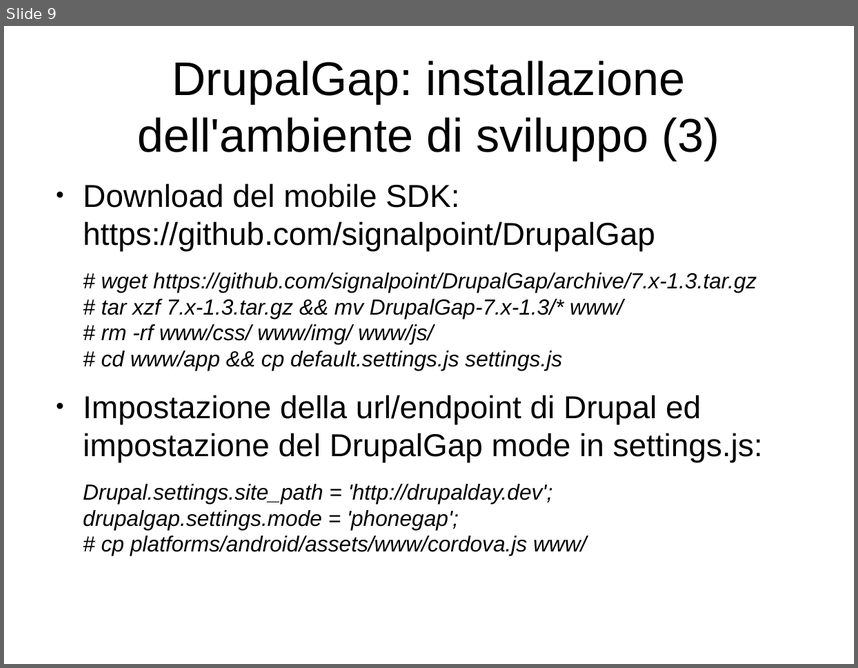
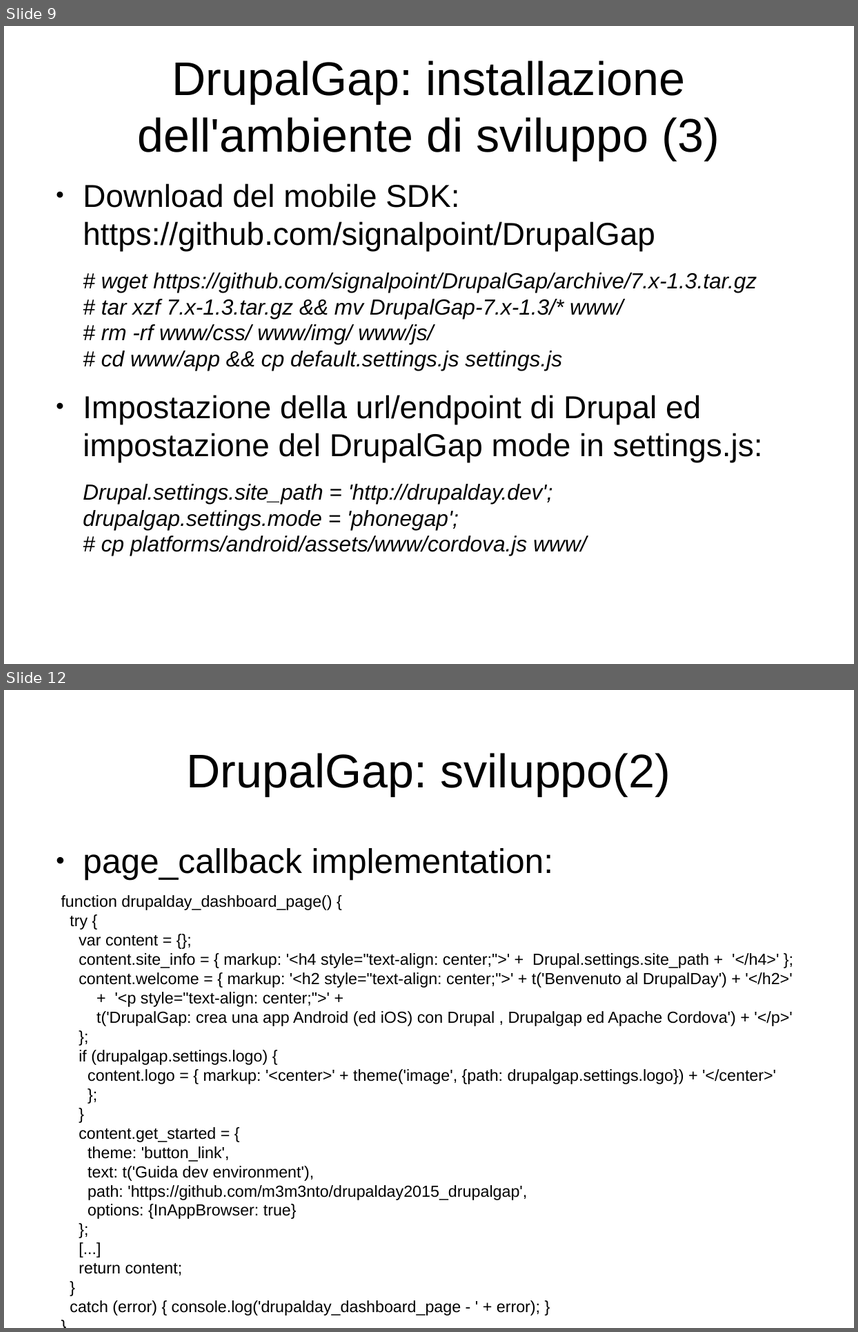
Before and after one commit to m3m3nto/drupalday2015_drupalgap, a slide deck: slide/DDay2015-DrupalGap.odp. Shown one above the other, each under a label of ours: slide 9 before the commit, slides 9 and 12 after it; the slides between them are not shown. The pictures are 858x668 and 858x1332 pixels, drawn with LibreOffice and Linux fonts; fonts in the diff are those of the drawing. Boxes give left, top, right and bottom in pixels: in the first picture for what was removed or moved away, otherwise in the second. Text is boxed around its words. In the diff, an @@ line names an element or a change of style, - is before the commit and + after.

```diff
--- a/slide/DDay2015-DrupalGap.odp
+++ b/slide/DDay2015-DrupalGap.odp
@@ slide 12 added at box(4, 690, 854, 1328), background #FFFFFF @@
@@ title added at box(186, 753, 671, 796), 44 pt, text #000000 @@
+DrupalGap: sviluppo(2)
@@ text added at box(83, 848, 553, 880), 32 pt, text #000000 @@
+● page_callback implementation:
@@ text added at box(61, 895, 792, 1315), 15 pt, text #000000 @@
+function drupalday_dashboard_page() {
+try {
+var content = {};
+content.site_info = { markup: '<h4 style="text-align: center;">' + Drupal.settings.site_path + '</h4>' };
+content.welcome = { markup: '<h2 style="text-align: center;">' + t('Benvenuto al DrupalDay') + '</h2>'
++ '<p style="text-align: center;">' +
+t('DrupalGap: crea una app Android (ed iOS) con Drupal , Drupalgap ed Apache Cordova') + '</p>'
+};
+if (drupalgap.settings.logo) {
+content.logo = { markup: '<center>' + theme('image', {path: drupalgap.settings.logo}) + '</center>'
+};
+}
+content.get_started = {
+theme: 'button_link',
+text: t('Guida dev environment'),
+path: 'https://github.com/m3m3nto/drupalday2015_drupalgap',
+options: {InAppBrowser: true}
+};
+[...]
+return content;
+}
+catch (error) { console.log('drupalday_dashboard_page - ' + error); }
+}
```
Also in this commit, not shown: 5 slides changed, 2 other slides added.
